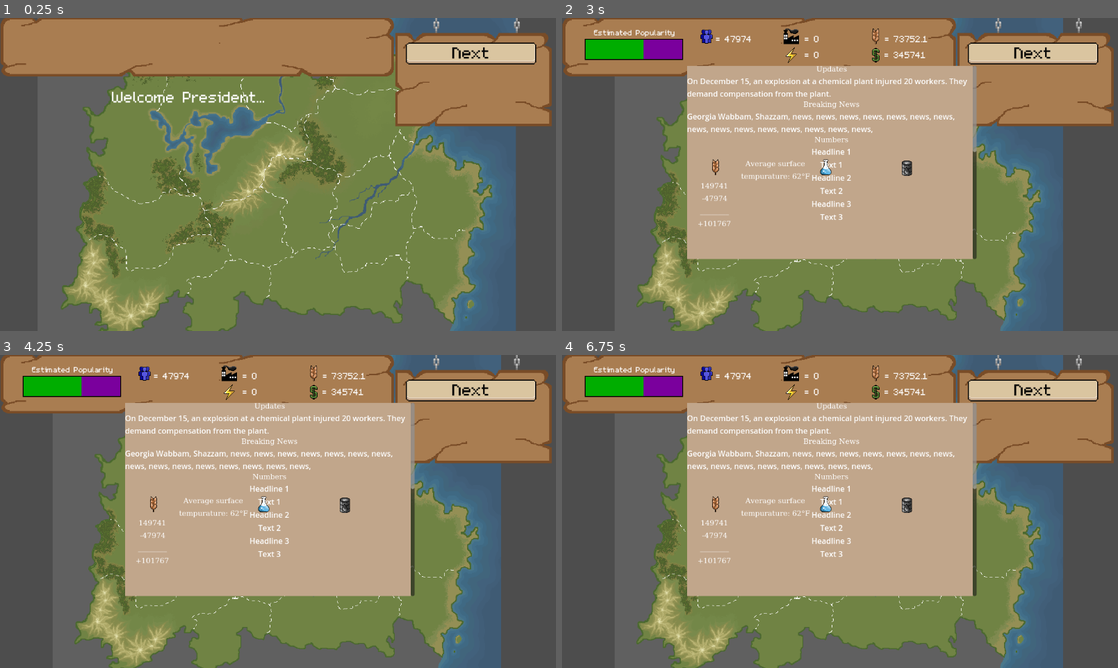
Above: before the commit, frames 1-4 (two rows, left to right).
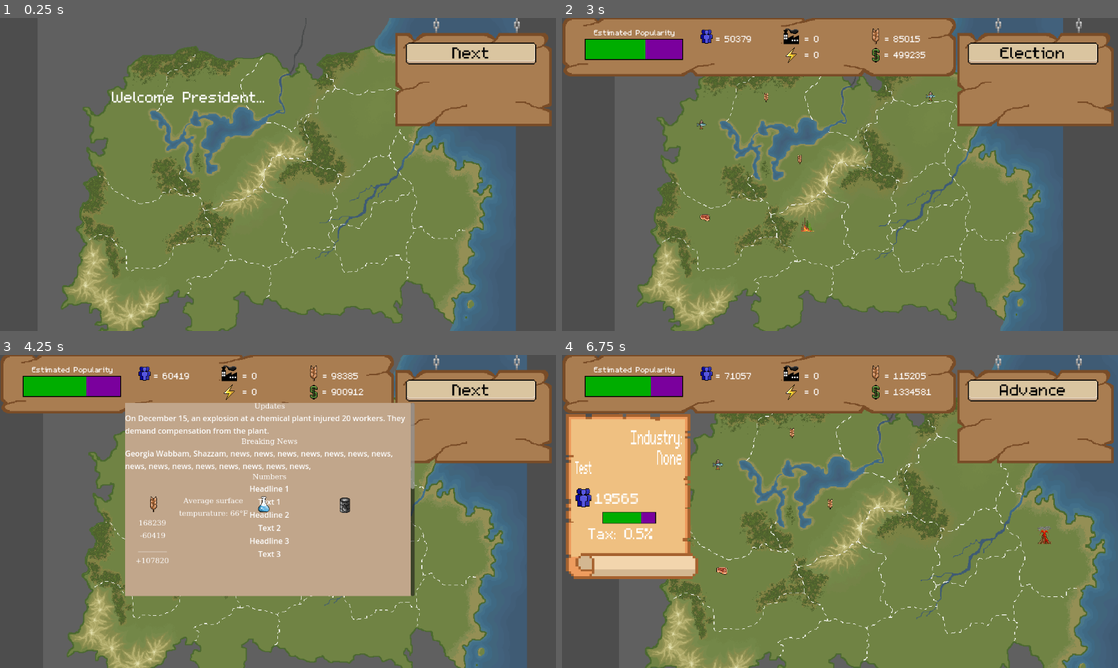
Above: after the commit, the same moments.

Repository: mccoogp/WeatherInc
Game: Godot game, scene res://world.tscn
Two runs of this game, one before a commit and one after it. Both use one fixed random seed, a clock stepped at 60 frames per second and the inputs below. The engine's default icon, where the game draws it, is replaced by a stand-in: a white triangle on a blue panel in a dark square.
Inputs (mouse positions are in pixels of both pictures, inside the frame that each line leads up to):
- Up to frame 1 (0.25 s): no input
- Up to frame 2 (3 s): click "Next" at 0.5 s; click "Next" at 1.25 s; click "Advance" at 2 s; tap Enter at 2.75 s; move the mouse to (962, 158) at 2.77 s; hold Right from 2.78 s (still down); hold Space from 2.78 s (still down); click (962, 158) at 2.92 s
- Up to frame 3 (4.25 s): move the mouse to (166, 527) at 3.52 s; release Right at 3.53 s; release Space at 3.53 s; hold Down from 3.53 s (still down); tap X at 3.6 s; click (166, 527) at 3.67 s; tap Space at 3.77, 3.8, 4.07 s
- Up to frame 4 (6.75 s): move the mouse to (895, 442) at 4.27 s; release Down at 4.28 s; hold Right 4.28-5.03 s; hold Enter 4.28-5.03 s; click (895, 442) at 4.42 s; tap Space at 4.55, 5.27, 5.3, 5.57, 6.02, 6.05, 6.32, 6.6 s; move the mouse to (812, 574) at 5.02 s; hold Up 5.03-5.78 s; tap Backspace at 5.1 s; click (812, 574) at 5.17 s; move the mouse to (1006, 558) at 5.77 s; hold Tab 5.78-6.53 s; hold Left from 5.78 s (still down); click (1006, 558) at 5.92 s; move the mouse to (673, 464) at 6.52 s; click (673, 464) at 6.67 s

The runs differ from the first frame. In frame 1, 13% of the frame differs, in the area x 0-71%, y 0-19%; in frame 2, 32%; in frame 3, 13%; in frame 4, 65%, in the area x 0-100%, y 0-100%.
Error after the commit: Invalid access to property or key 'District:<Node2D#42010150183>' on a base object of type 'Array[Node2D]'. (res://world.gd:123)

Commit message:
added music

Diff:
--- a/world.gd
+++ b/world.gd
@@ -37,7 +37,9 @@
 var cameracenter =  defaultcenter
 var camerazoom = defaultzoom
 
-
+var frame1pos = Vector2(9200, 250)
+
+var spaceclicked = false
 
 var posprod = ["none", "grain", "meat", "fish", "factory", "oil", "research"]
 var curprod = 0
@@ -144,12 +146,15 @@
 				$"Popularity bar".visible =  false
 				$Start.visible = false
 
+	if Input.is_key_pressed(KEY_SPACE):
+		spaceclicked = true
+
 	if frame == 0:
 		if phase == 2:
 			if zoom == -1:
 				curprod = 0
 				for district in 16:
-					if districts[district].clicked == true:
+					if districts[district].clicked == true and $CanvasLayer/News.skillclicked == false:
 						zoom = district
 						cameracenter = districts[district].center
 						camerazoom = districts[district].zoom
@@ -354,7 +359,7 @@
 
 						if $DistrictMenu.industry_clicked == true:
 							frame = 1
-							$Camera2D.position = Vector2(1920, 297)
+							$Camera2D.position = frame1pos
 							$Camera2D.zoom = Vector2(1,1)
 							$"Popularity bar".visible = false
 							$CanvasLayer.visible = false
@@ -448,8 +453,8 @@
 
 
 
-	if $CanvasLayer/News.clicked == true:
-
+	if $CanvasLayer/News.clicked == true or spaceclicked == true:
+		spaceclicked = false
 		$CanvasLayer/News.clicked = false
 		phase += 1
 		if phase == 2:
@@ -462,14 +467,18 @@
 				$CanvasLayer/News/SkillTreeToggle.visible = true
 
 		if phase == 3:
+			cameracenter =  defaultcenter
+			camerazoom = defaultzoom
+			zoom = -1
 			if year % 4 == 0:
 				print(ElectResults(5))
-				await get_tree().create_timer(5).timeout
-				ResetColor()
+
+
 			else:
 				phase += 1
 			$CanvasLayer/News.text = "Advance"
 		if phase == 4:
+			ResetColor()
 			var skill_tree_script = get_node('CanvasLayer/News/SkillTree')
 			food_modifier = 1.0 + skill_tree_script.levels[0] * 0.1
 			env_modifier = skill_tree_script.levels[2] * 0.1
@@ -594,6 +603,7 @@
 					districts[district].population *= food/totalpop
 				food = 0
 			food /= 2
+			food = floor(food)
 
 			$CanvasLayer/News/SkillTreeToggle.visible = false
 			totalpop = 0
--- a/world.tscn
+++ b/world.tscn
@@ -43,6 +43,7 @@
 [ext_resource type="PackedScene" uid="uid://b6n21rixj3vjv" path="res://pause.tscn" id="25_irgum"]
 [ext_resource type="Texture2D" uid="uid://dsc86vr60qvhl" path="res://4caster Art/menu/menu.png" id="26_3urtx"]
 [ext_resource type="Texture2D" uid="uid://d4hn8p3qer7pl" path="res://icons/research.png" id="35_rjike"]
+[ext_resource type="AudioStream" uid="uid://ctej4kw1e8hlc" path="res://Masato Video Game Music.mp3" id="44_33rck"]
 
 [sub_resource type="LabelSettings" id="LabelSettings_afd1u"]
 line_spacing = -20.0
@@ -414,6 +415,7 @@
 label_settings = SubResource("LabelSettings_03d63")
 
 [node name="TopMenu" type="Sprite2D" parent="TopBar"]
+visible = false
 texture_filter = 1
 position = Vector2(573, 355)
 scale = Vector2(1.34, 1.34)
@@ -563,10 +565,10 @@
 scale = Vector2(0.7, 0.7)
 
 [node name="Label3" type="Label" parent="."]
-offset_left = 1563.1
-offset_top = -48.8095
-offset_right = 2923.1
-offset_bottom = 760.191
+offset_left = 10727.4
+offset_top = -269.048
+offset_right = 12087.4
+offset_bottom = 539.953
 scale = Vector2(0.839998, 0.839998)
 text = "POSSIBLE INDUSTRIES:
 🌾 Grain
@@ -643,6 +645,24 @@
 offset_bottom = 183.0
 scale = Vector2(1.68, 1.68)
 focus_mode = 1
+
+[node name="Label" type="Label" parent="CanvasLayer/News"]
+texture_filter = 1
+offset_left = 17.1642
+offset_top = -16.4179
+offset_right = 66.1642
+offset_bottom = 6.58209
+scale = Vector2(1.41791, 1.41791)
+label_settings = SubResource("LabelSettings_bx38f")
+
+[node name="Label2" type="Label" parent="CanvasLayer/News"]
+texture_filter = 1
+offset_left = 17.1642
+offset_top = -16.4179
+offset_right = 66.1642
+offset_bottom = 6.58209
+scale = Vector2(1.41791, 1.41791)
+label_settings = SubResource("LabelSettings_bx38f")
 
 [node name="Start" type="CanvasLayer" parent="."]
 
@@ -659,5 +679,9 @@
 position = Vector2(-1557.14, 2.38095)
 scale = Vector2(3.42857, 3.42857)
 
+[node name="AudioStreamPlayer" type="AudioStreamPlayer" parent="."]
+stream = ExtResource("44_33rck")
+autoplay = true
+
 [editable path="CanvasLayer/News"]
 [editable path="CanvasLayer/News/SkillTree"]
Not shown, added: Masato Video Game Music.mp3.import
Not shown: 1 places in world.tscn that only renumber resources
Not shown, changed: .DS_Store
Not shown, changed: 4caster Art/.DS_Store
Not shown, added: Masato Video Game Music.mp3
